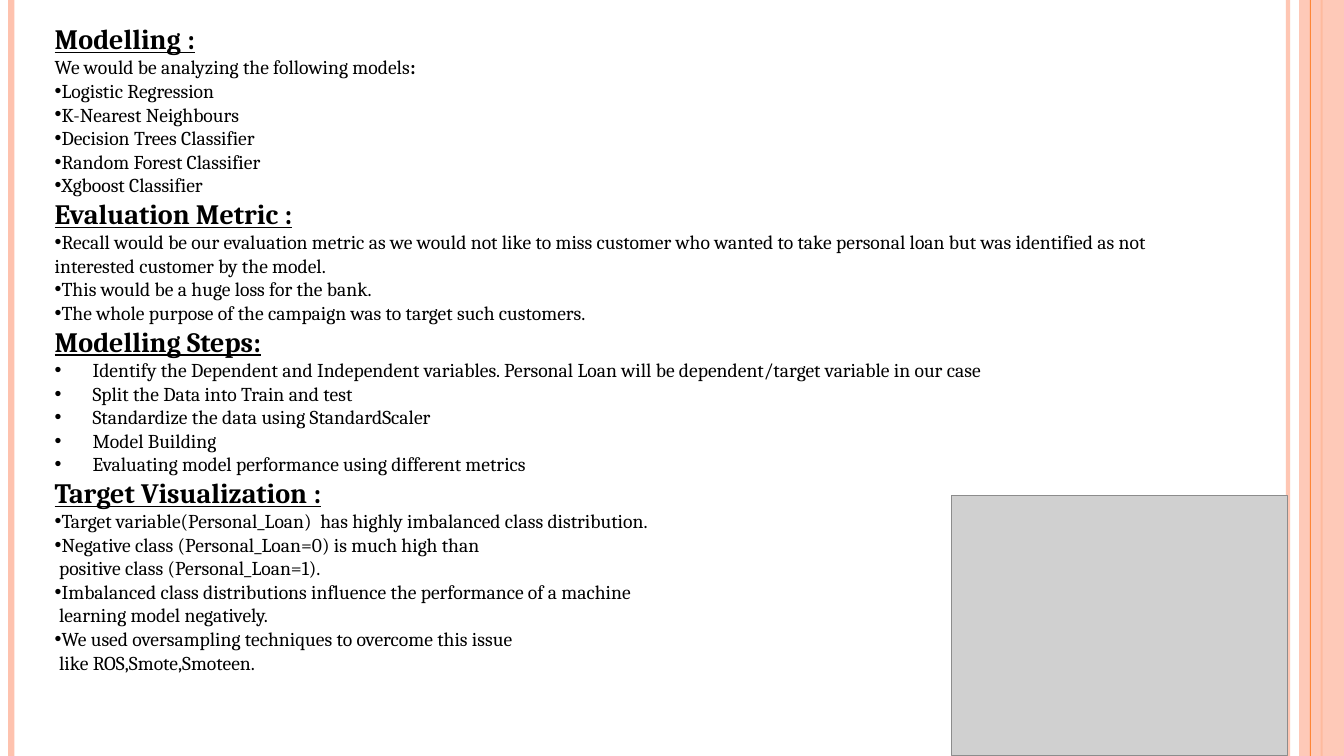
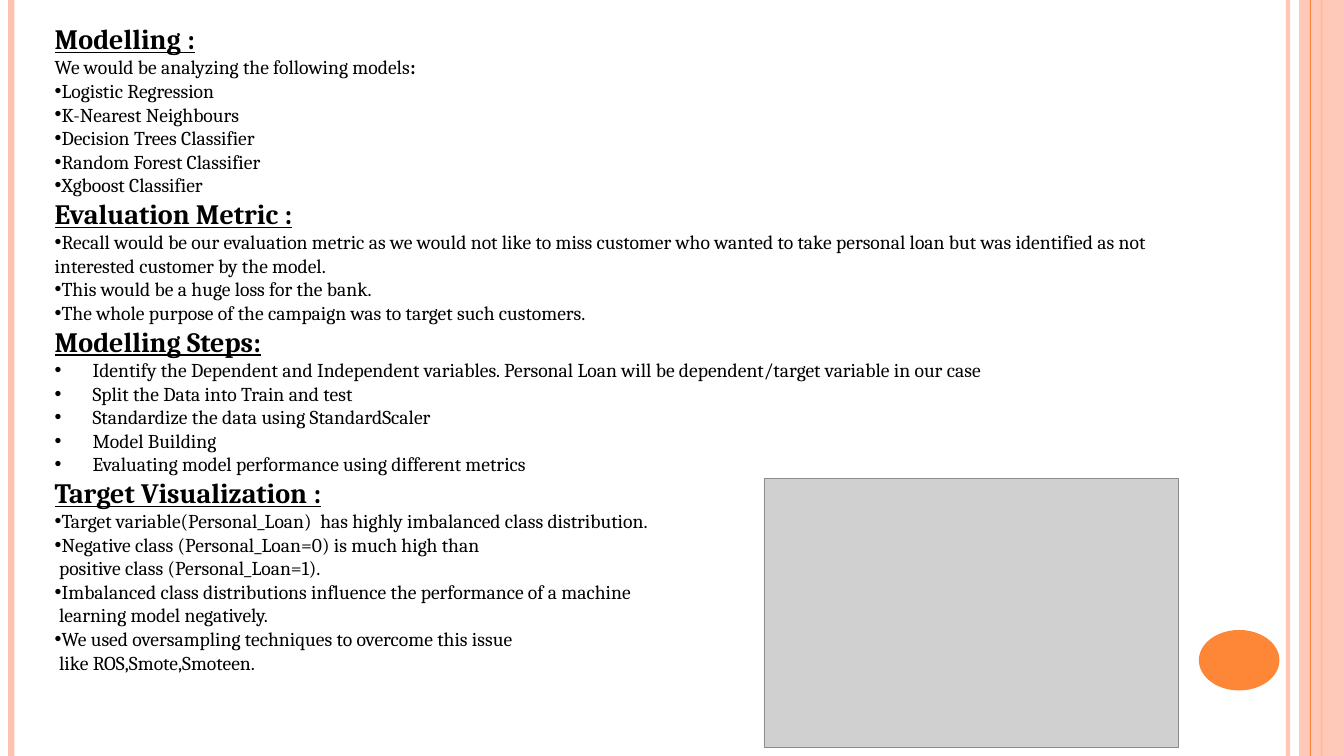
Before and after one commit to sachniv1023/final_project, a slide deck: slide 12 of Personal loan Campaign.pptx (slide 13 before the commit). Drawn at 1344x756 pixels with LibreOffice and Linux fonts; fonts in the diff are those of the drawing; grey boxes stand for pictures. Boxes give left, top, right and bottom in pixels: in the first picture for what was removed or moved away, otherwise in the second. Text is boxed around its words. In the diff, an @@ line names an element or a change of style, - is before the commit and + after.

```diff
--- a/Personal loan Campaign.pptx
+++ b/Personal loan Campaign.pptx
@@ picture added at (764, 479, 1179, 748) @@
@@ picture removed at (952, 496, 1288, 756) @@
@@ ellipse added at (1199, 630, 1279, 691), fill #FE8637 @@
```
Also in this commit, not shown: 10 other slides changed, 1 slide removed.
